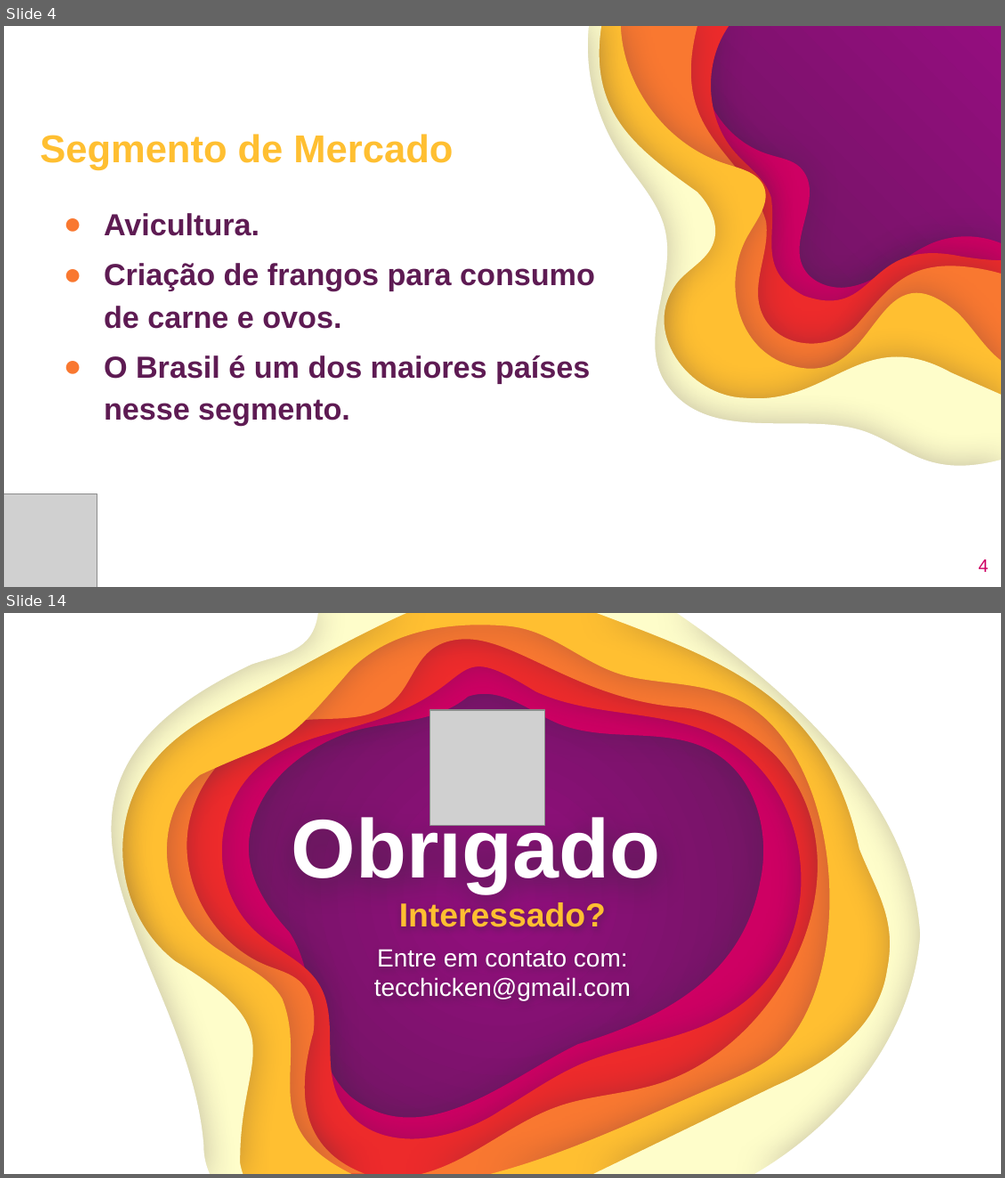
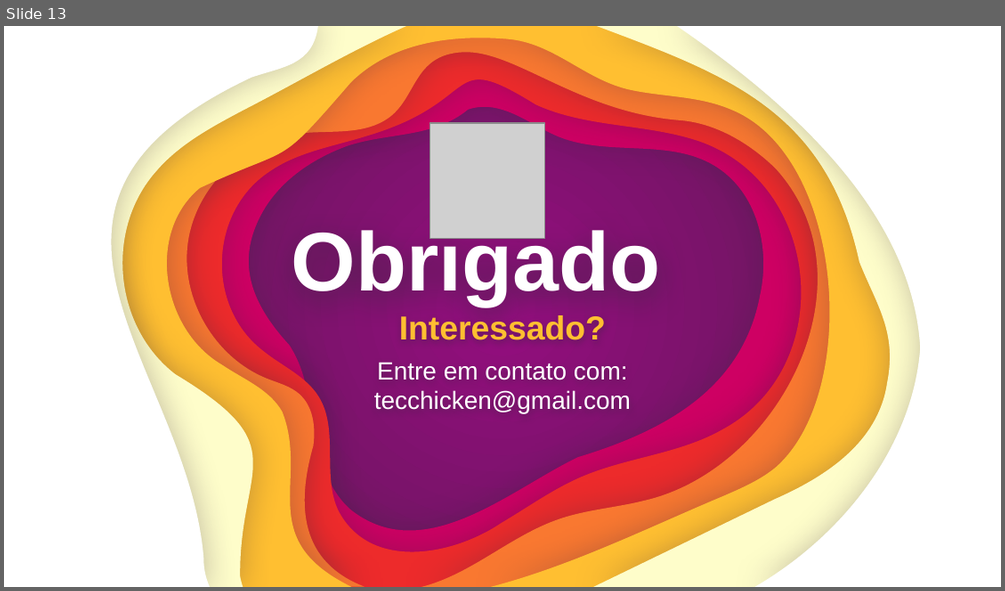
Before and after one commit to GustavoQuaresma/TECCHICKEN-DOCUMENTACAO, a slide deck: SPRINT2/slide pi.pptx. Shown one above the other, each under a label of ours: slides 4 and 14 before the commit, slide 13 after it; the slides between them are not shown. The pictures are 1005x1178 and 1005x591 pixels, drawn with LibreOffice and Linux fonts; fonts in the diff are those of the drawing; grey boxes stand for pictures. Boxes give left, top, right and bottom in pixels: in the first picture for what was removed or moved away, otherwise in the second. Text is boxed around its words. In the diff, an @@ line names an element or a change of style, - is before the commit and + after.

```diff
--- a/SPRINT2/slide pi.pptx
+++ b/SPRINT2/slide pi.pptx
@@ slide 4 removed at (4, 26, 1001, 587), background gradient #940D7F to #5E1B53 @@
@@ group removed at (4, 26, 1001, 587): 6 freeform shapes @@
@@ title removed at (40, 134, 453, 170) @@
-Segmento de Mercado
@@ text removed at (104, 213, 595, 426) @@
-● Avicultura.
-● Criação de frangos para consumo de carne e ovos.
-● O Brasil é um dos maiores países nesse segmento.
@@ picture removed at (4, 493, 97, 587) @@
@@ page number removed at (979, 559, 988, 572) @@
-4
@@ what was slide 14 is now slide 13 @@
```
Also in this commit, not shown: 4 slides changed, 7 slides added, 10 other slides removed, 2 other files.
